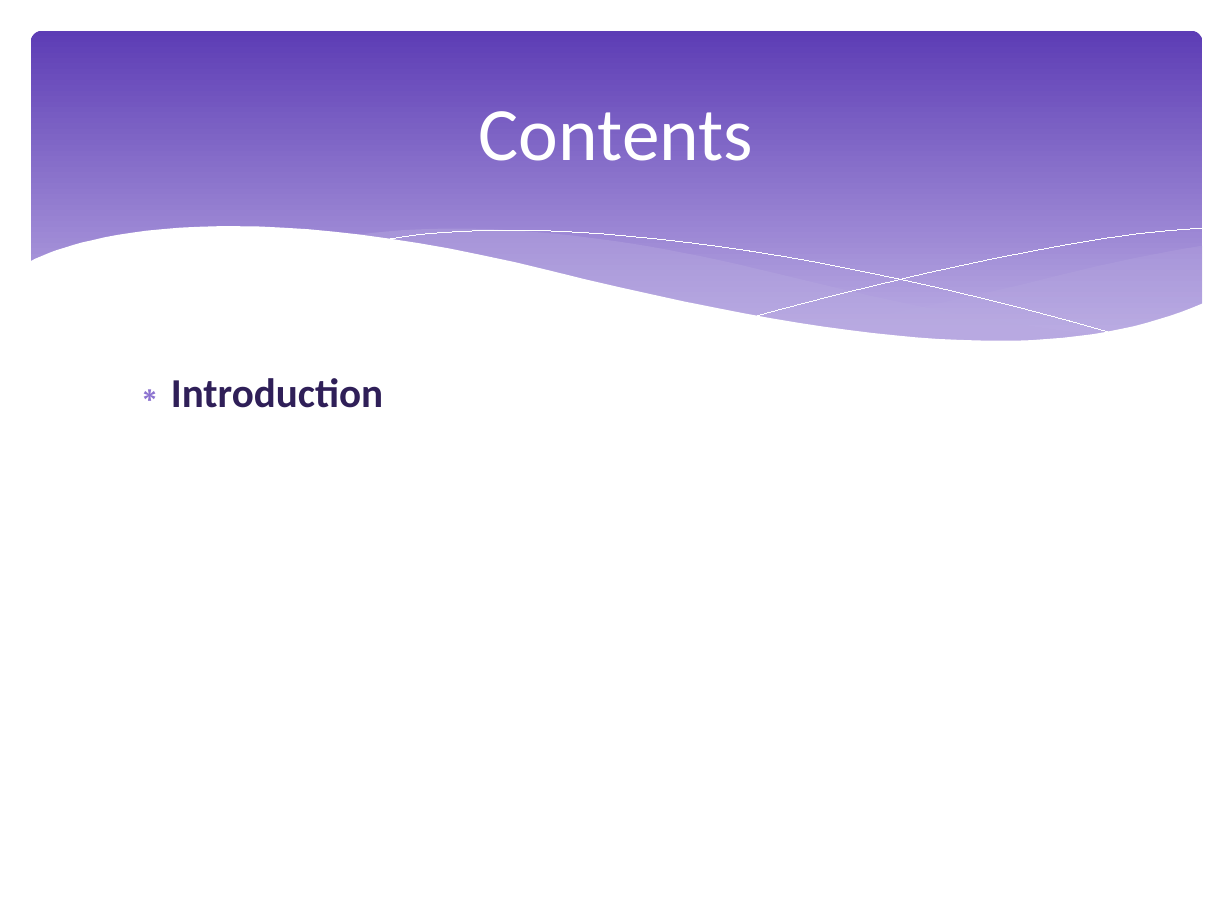
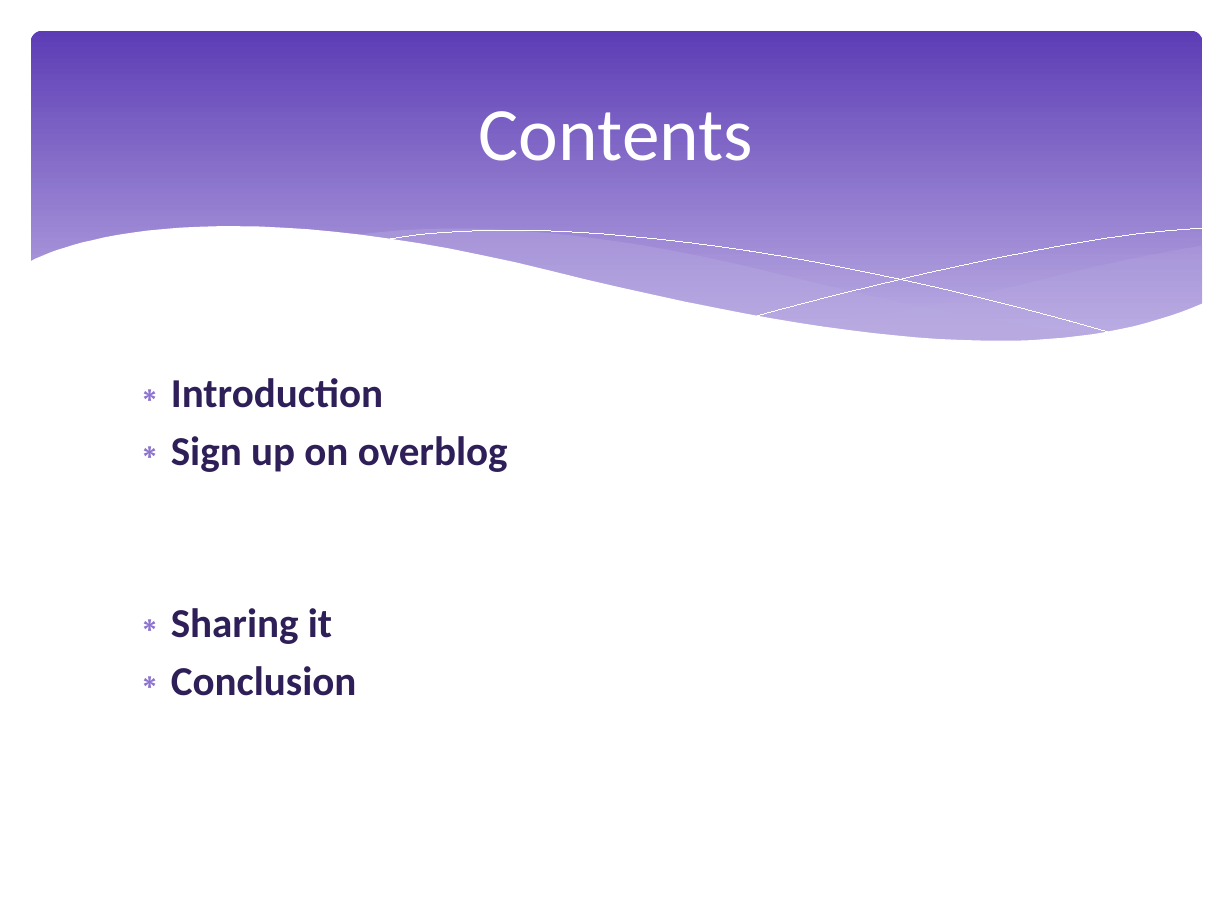
Before and after one commit to NoemieRullier/EnglishProjectBlog, a slide deck: slide 2 of Presentation.pptx. Drawn at 1232x924 pixels with LibreOffice and Linux fonts; fonts in the diff are those of the drawing. Boxes give left, top, right and bottom in pixels: in the first picture for what was removed or moved away, otherwise in the second. Text is boxed around its words. In the diff, an @@ line names an element or a change of style, - is before the commit and + after.

```diff
--- a/Presentation.pptx
+++ b/Presentation.pptx
@@ text at bbox=[171, 436, 508, 696]: paragraphs added @@
+∗ Sign up on overblog
+∗ Sharing it
+∗ Conclusion
```
Also in this commit, not shown: 4 slides added, 2 other files.
